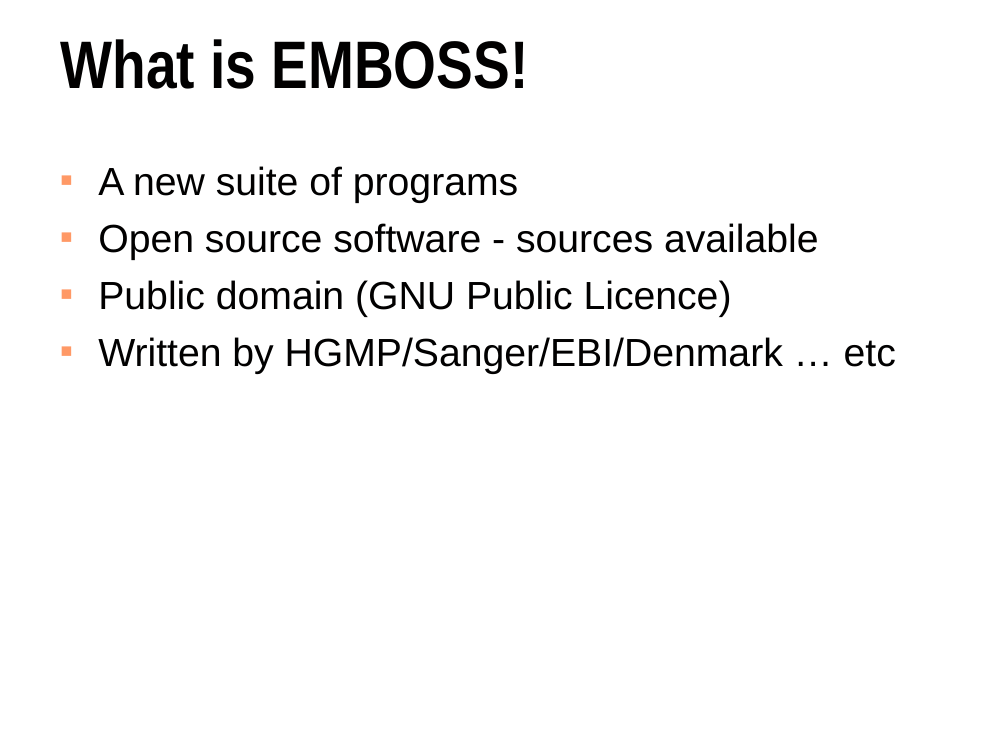
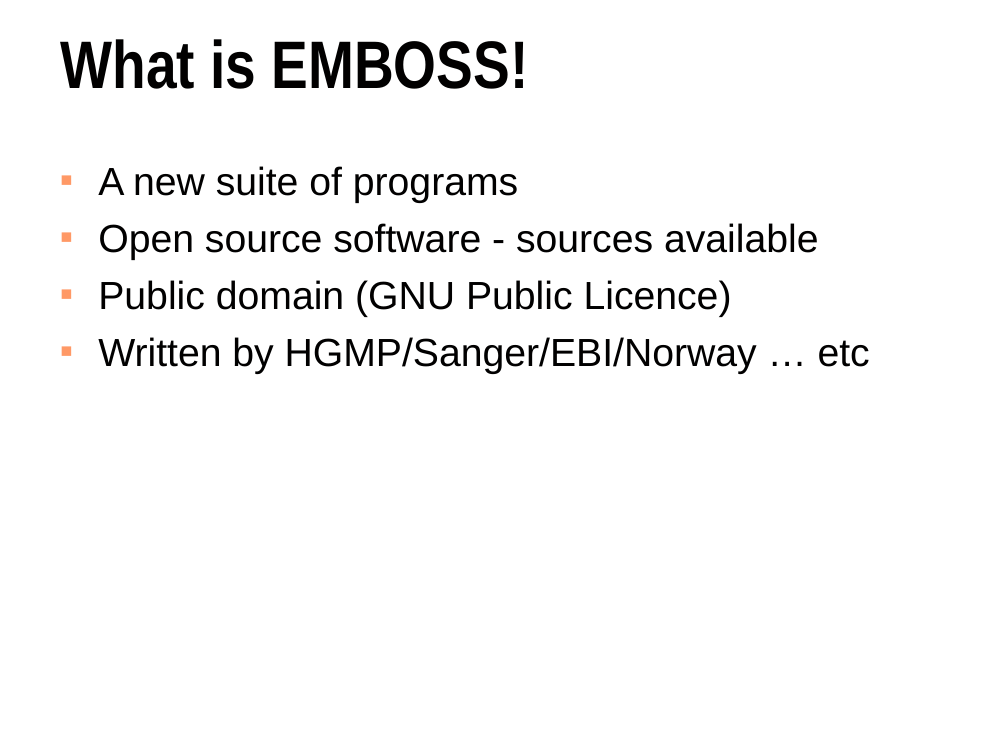
Before and after one commit to pjotrp/EMBOSS-biolib, a slide deck: slide 3 of doc/tutorials/emboss-talk.ppt. Drawn at 1008x756 pixels with LibreOffice and Linux fonts; fonts in the diff are those of the drawing. Boxes give left, top, right and bottom in pixels: in the first picture for what was removed or moved away, otherwise in the second. Text is boxed around its words. In the diff, an @@ line names an element or a change of style, - is before the commit and + after.

Commit message:
spelling corrections

```diff
--- a/doc/tutorials/emboss-talk.ppt
+++ b/doc/tutorials/emboss-talk.ppt
@@ text at box(98, 337, 870, 374): text changed @@
-■ Written by HGMP/Sanger/EBI/Denmark … etc
+■ Written by HGMP/Sanger/EBI/Norway … etc
```
Also in this commit, not shown: 2 other slides changed.
